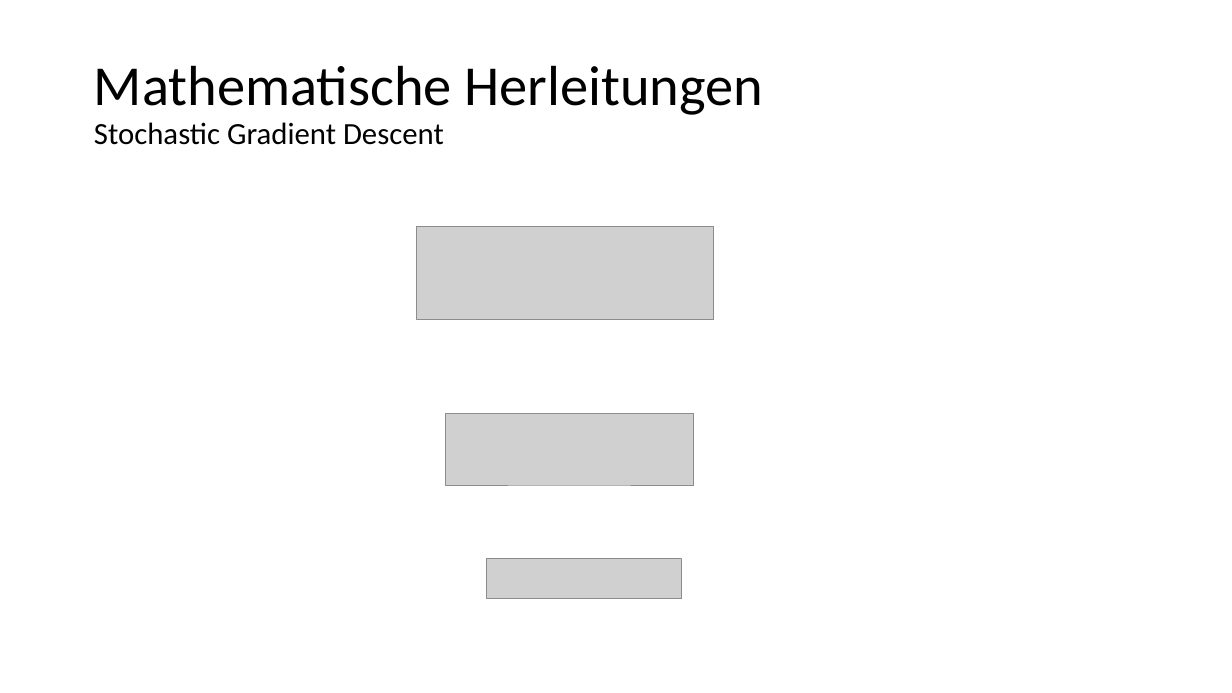
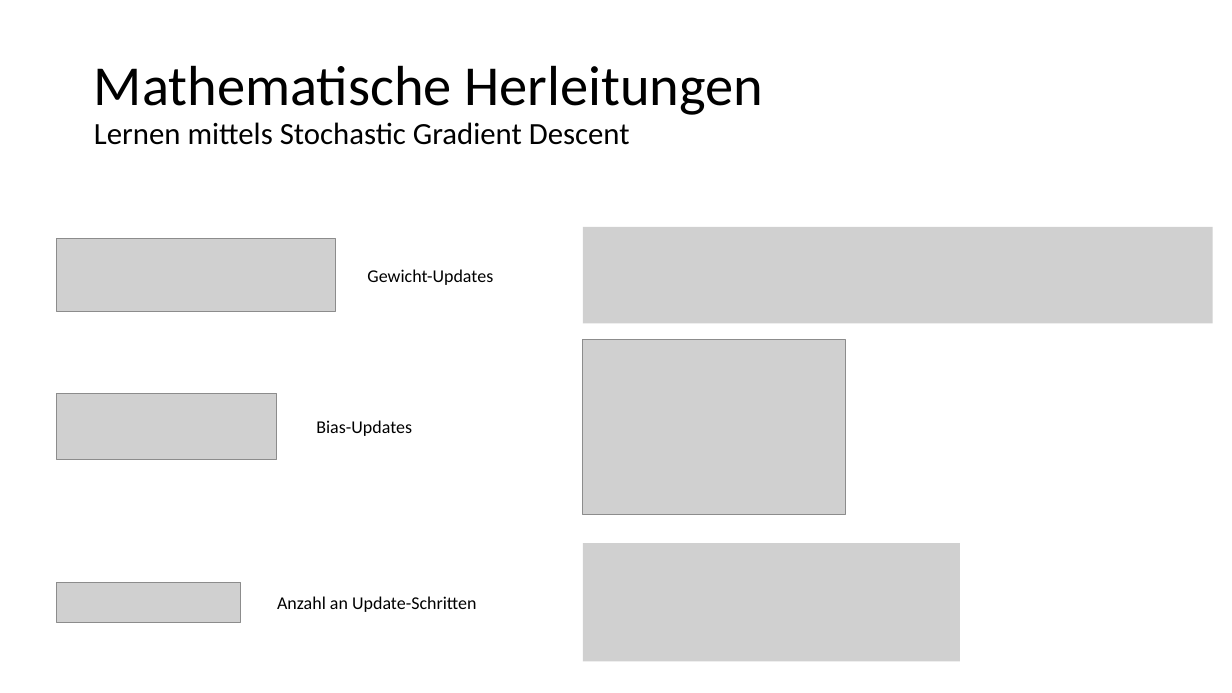
Before and after one commit to kevinsuedmersen/neural_networks_from_scratch, a slide deck: slide 16 of theory/submission/result_presentation.pptx. Drawn at 1232x693 pixels with LibreOffice and Linux fonts; fonts in the diff are those of the drawing; grey boxes stand for pictures. Boxes give left, top, right and bottom in pixels: in the first picture for what was removed or moved away, otherwise in the second. Text is boxed around its words. In the diff, an @@ line names an element or a change of style, - is before the commit and + after.

Commit message:
revised gradient descent section

```diff
--- a/theory/submission/result_presentation.pptx
+++ b/theory/submission/result_presentation.pptx
@@ title at (x1=94, y1=65, x2=764, y2=145): text changed; size 44 to 24 pt @@
-Mathematische Herleitungen
-Stochastic Gradient Descent
+Mathematische Herleitungen
+Lernen mittels Stochastic Gradient Descent
@@ picture resized from (x1=417, y1=227, x2=714, y2=320) to (x1=56, y1=238, x2=335, y2=312) @@
@@ picture added at (x1=583, y1=227, x2=1214, y2=323) @@
@@ text added at (x1=367, y1=269, x2=493, y2=285), 14 pt, text #000000 @@
+Gewicht-Updates
@@ picture added at (x1=583, y1=339, x2=846, y2=514) @@
@@ picture added at (x1=56, y1=394, x2=276, y2=460) @@
@@ picture removed at (x1=445, y1=413, x2=694, y2=484) @@
@@ text added at (x1=316, y1=420, x2=412, y2=436), 14 pt, text #000000 @@
+Bias-Updates
@@ picture added at (x1=583, y1=543, x2=960, y2=662) @@
@@ picture resized from (x1=487, y1=559, x2=682, y2=599) to (x1=56, y1=582, x2=240, y2=622) @@
@@ text added at (x1=277, y1=596, x2=477, y2=612), 14 pt, text #000000 @@
+Anzahl an Update-Schritten
```
Also in this commit, not shown: 1 other file.
